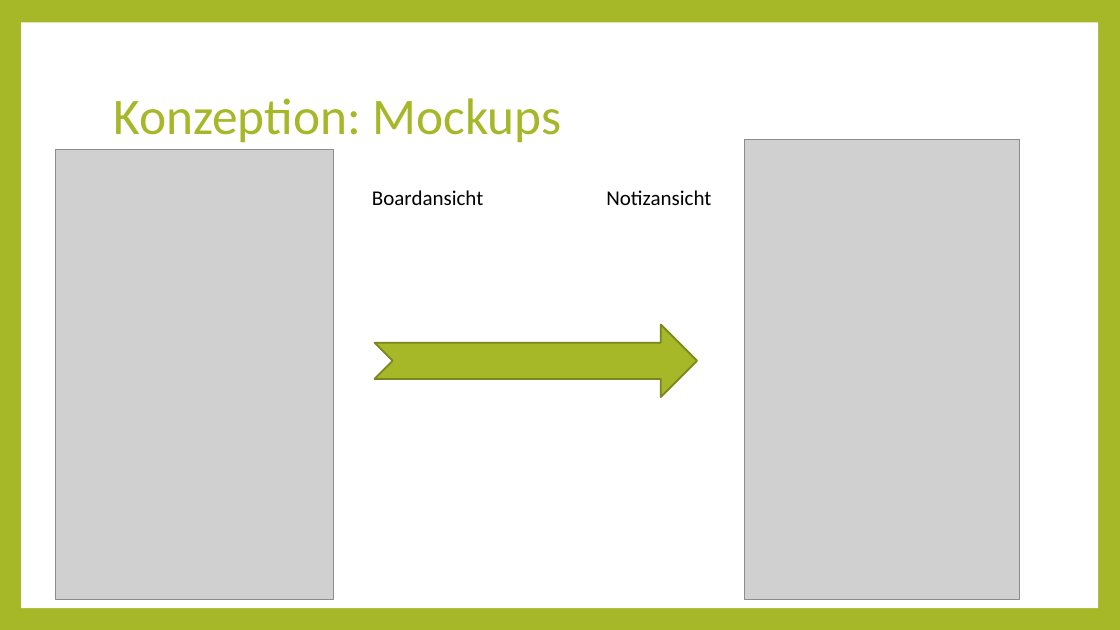
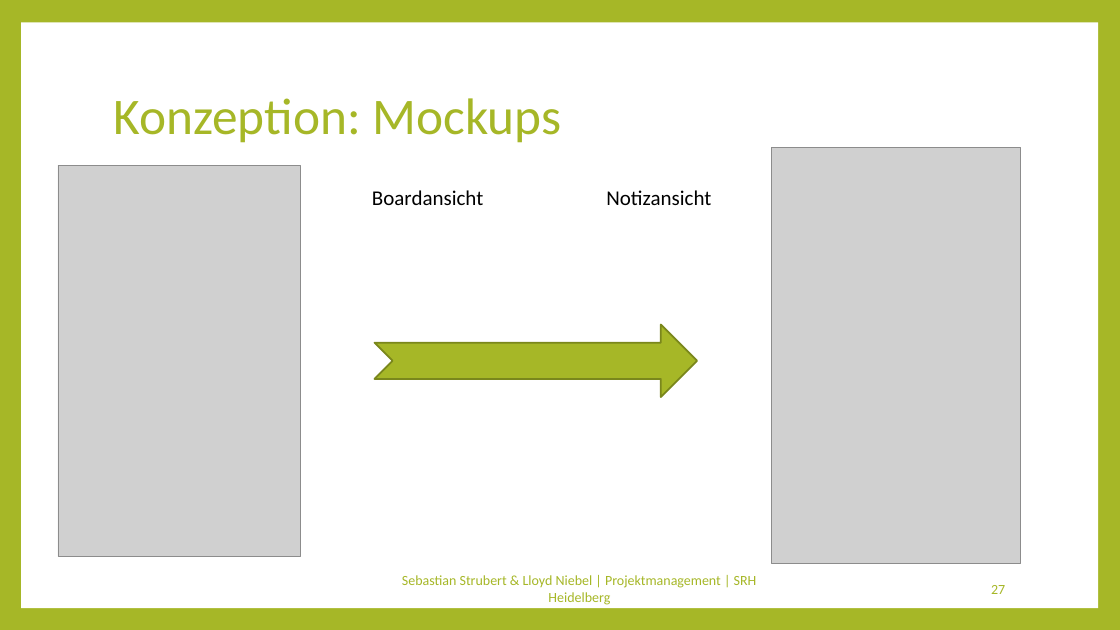
Before and after one commit to Kulu-M/KanBan-App, a slide deck: slide 27 of KanBan-App/Documents/Abschlusspräsentation/Projektmanagement.pptx (slide 22 before the commit). Drawn at 1120x630 pixels with LibreOffice and Linux fonts; fonts in the diff are those of the drawing; grey boxes stand for pictures. Boxes give left, top, right and bottom in pixels: in the first picture for what was removed or moved away, otherwise in the second. Text is boxed around its words. In the diff, an @@ line names an element or a change of style, - is before the commit and + after.

```diff
--- a/KanBan-App/Documents/Abschlusspräsentation/Projektmanagement.pptx
+++ b/KanBan-App/Documents/Abschlusspräsentation/Projektmanagement.pptx
@@ picture: place and size @@
-picture at <box>744,139,1020,600</box>
+picture at <box>771,147,1021,564</box>
@@ picture: place and size @@
-picture at <box>55,150,334,599</box>
+picture at <box>58,165,300,556</box>
@@ text added at <box>402,575,757,605</box>, 12 pt, text #A6B727 @@
+Sebastian Strubert & Lloyd Niebel | Projektmanagement | SRH Heidelberg
@@ page number added at <box>991,585,1005,594</box>, 12 pt, text #A6B727 @@
+27
```
Also in this commit, not shown: 20 other slides changed, 14 slides added, 7 slides removed.
